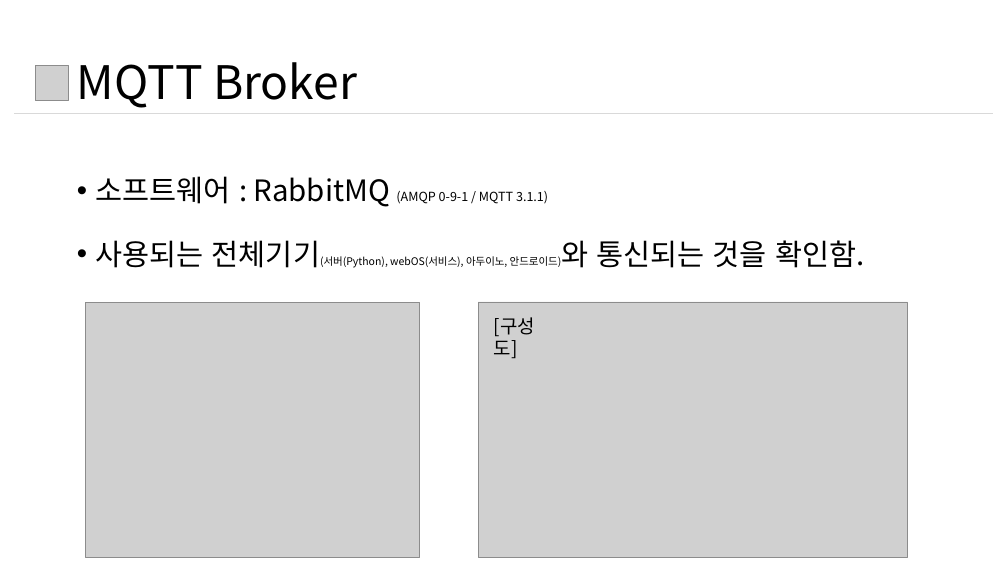
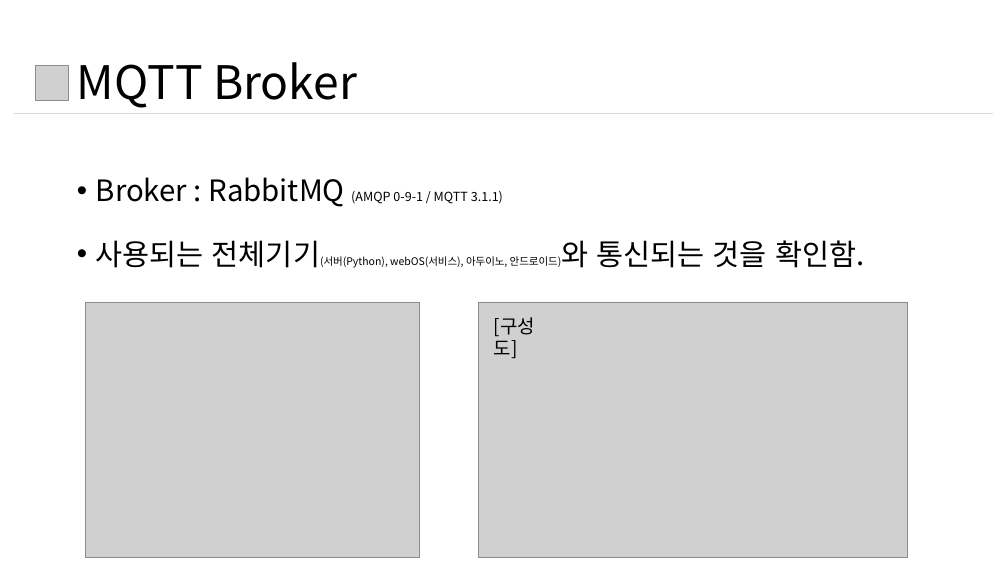
Before and after one commit to chhs2131/2021ESWContest_webOS_Three-Americano, a slide deck: slide 10 of 개발현황/webOS공모전 개발현황 최현식 20210830.pptx. Drawn at 1008x567 pixels with LibreOffice and Linux fonts; fonts in the diff are those of the drawing; grey boxes stand for pictures. Boxes give left, top, right and bottom in pixels: in the first picture for what was removed or moved away, otherwise in the second. Text is boxed around its words. In the diff, an @@ line names an element or a change of style, - is before the commit and + after.

```diff
--- a/개발현황/webOS공모전 개발현황 최현식 20210830.pptx
+++ b/개발현황/webOS공모전 개발현황 최현식 20210830.pptx
@@ text at box(96, 177, 503, 207): text changed @@
-• 소프트웨어 : RabbitMQ (AMQP 0-9-1 / MQTT 3.1.1)
+• Broker : RabbitMQ (AMQP 0-9-1 / MQTT 3.1.1)
```
Also in this commit, not shown: 4 other slides changed, 8 other files.
